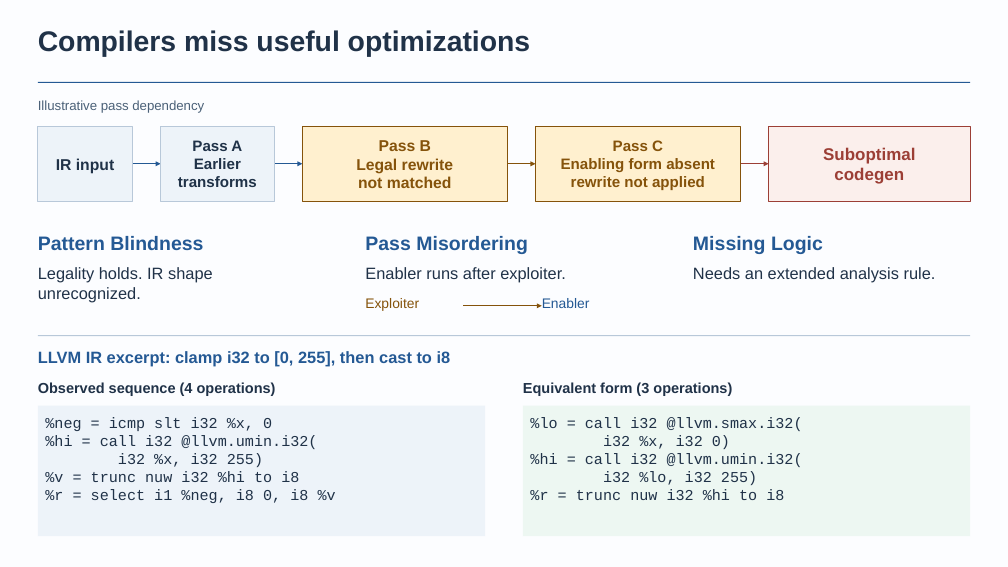
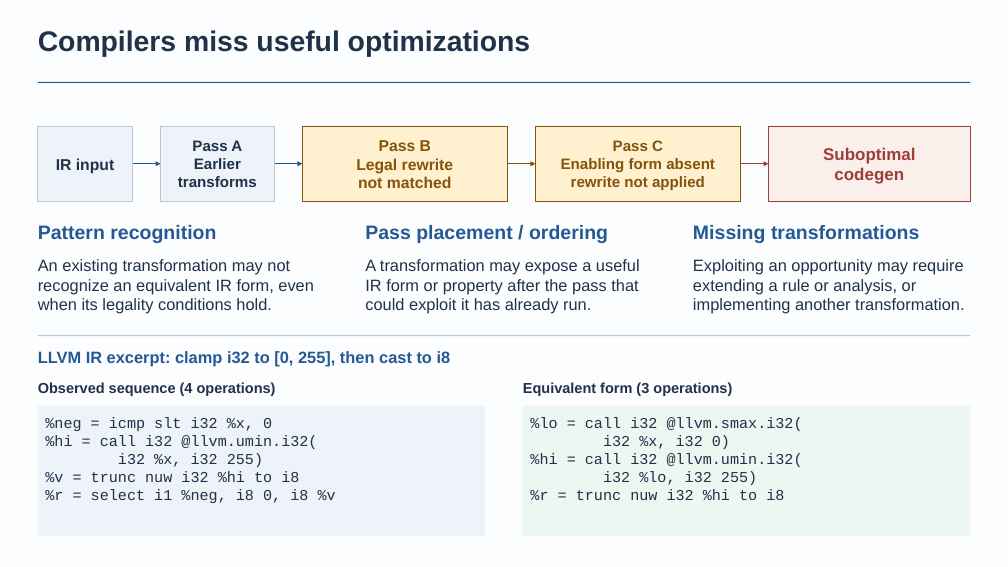
Before and after one commit to BonZirka/ascend-npu-optimization-research, a slide deck: slide 1 of output/ascend-optimization-pitch/ascend-optimization-technical.pptx. Drawn at 1008x567 pixels with LibreOffice and Linux fonts; fonts in the diff are those of the drawing. Boxes give left, top, right and bottom in pixels: in the first picture for what was removed or moved away, otherwise in the second. Text is boxed around its words. In the diff, an @@ line names an element or a change of style, - is before the commit and + after.

Commit message:
Restore full column explanations on slide one
Remove the dependency caption, restore the earlier headings and wording, and retain the pipeline and LLVM excerpt. Preserve other slides and refresh the PDF and preview.

```diff
--- a/output/ascend-optimization-pitch/ascend-optimization-technical.pptx
+++ b/output/ascend-optimization-pitch/ascend-optimization-technical.pptx
@@ text removed at bbox=[38, 100, 204, 113] @@
-Illustrative pass dependency
@@ text at bbox=[38, 225, 216, 243]: text changed @@
-Pattern Blindness
+Pattern recognition
@@ text at bbox=[365, 225, 608, 243]: text changed @@
-Pass Misordering
+Pass placement / ordering
@@ text at bbox=[693, 225, 919, 243]: text changed @@
-Missing Logic
+Missing transformations
@@ text at bbox=[38, 259, 314, 314]: text changed @@
-Legality holds. IR shape unrecognized.
+An existing transformation may not recognize an equivalent IR form, even when its legality conditions hold.
@@ text at bbox=[365, 259, 640, 314]: text changed @@
-Enabler runs after exploiter.
+A transformation may expose a useful IR form or property after the pass that could exploit it has already run.
@@ text at bbox=[693, 259, 964, 314]: text changed @@
-Needs an extended analysis rule.
+Exploiting an opportunity may require extending a rule or analysis, or implementing another transformation.
@@ text removed at bbox=[365, 298, 419, 311] @@
-Exploiter
@@ text removed at bbox=[542, 298, 590, 308] @@
-Enabler
@@ arrow removed from (463, 306) to (542, 306) @@
```
Also in this commit, not shown: 4 other files.
